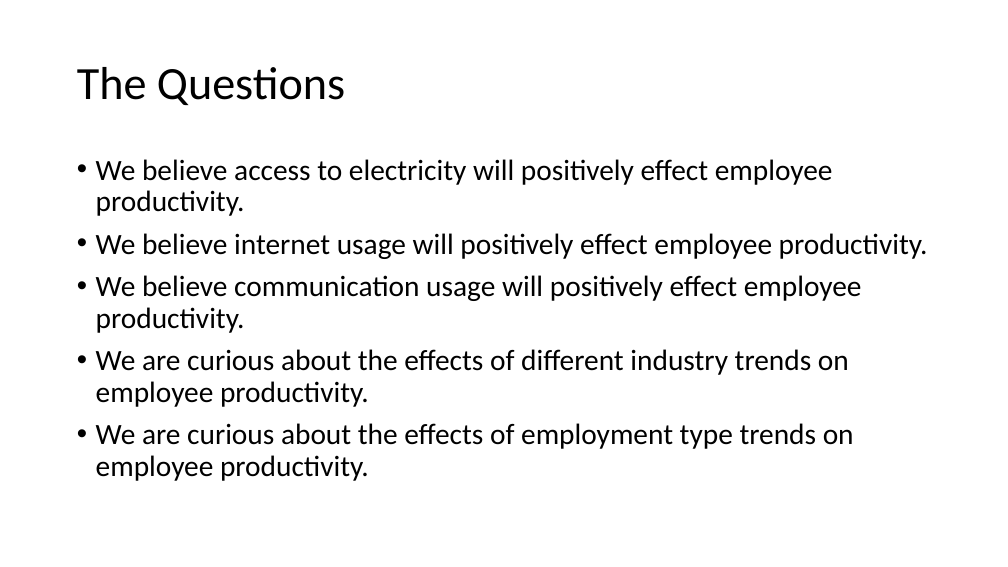
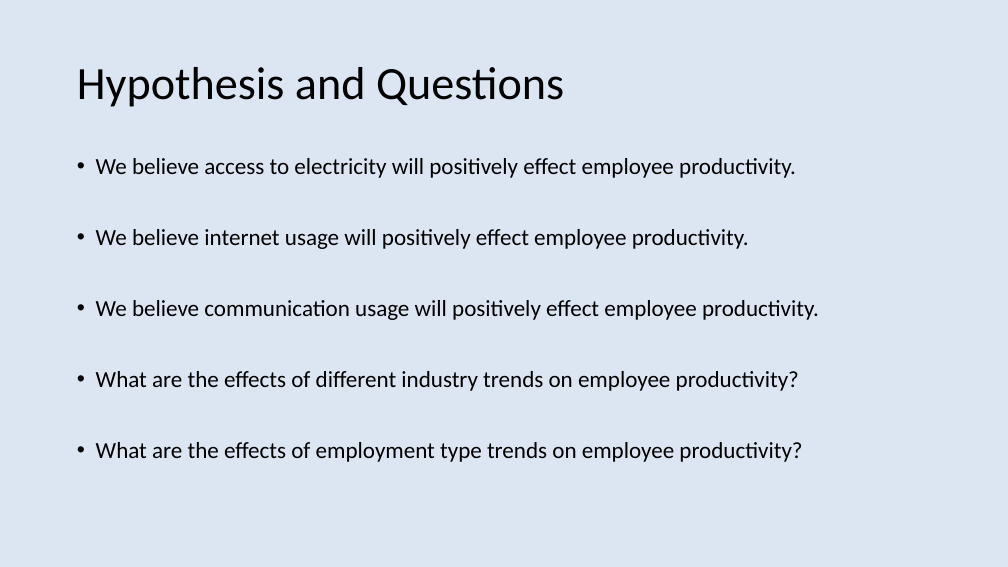
Before and after one commit to dustinak80/Information-Visualization, a slide deck: slide 4 of Project/Project Proposal.pptx. Drawn at 1008x567 pixels with LibreOffice and Linux fonts; fonts in the diff are those of the drawing. Boxes give left, top, right and bottom in pixels: in the first picture for what was removed or moved away, otherwise in the second. Text is boxed around its words. In the diff, an @@ line names an element or a change of style, - is before the commit and + after.

```diff
--- a/Project/Project Proposal.pptx
+++ b/Project/Project Proposal.pptx
@@ background #FFFFFF to #DCE6F2 @@
@@ title at [77,67,564,107]: text changed @@
-The Questions
+Hypothesis and Questions
@@ text at [96,158,819,320]: size 28 to 22 pt in "We believe access to electricity will positively ...", "We believe internet usage will positively effect ...", "We believe communication usage will positively effect ..." @@
@@ text at [96,371,802,462]: text changed; size 28 to 22 pt @@
-• We are curious about the effects of different industry trends on employee productivity.
-• We are curious about the effects of employment type trends on employee productivity.
+• What are the effects of different industry trends on employee productivity?
+• What are the effects of employment type trends on employee productivity?
```
Also in this commit, not shown: 8 other slides changed.
